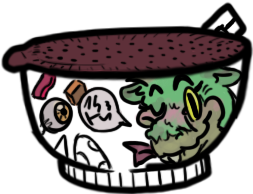
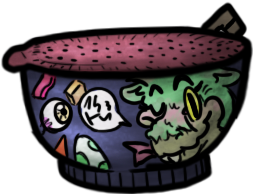
The second (253, 194) image is a revision of the first. Changes to its layers:
added layer "Capa 16" (overlay) above "Capa 14" over (x1=8, y1=9, x2=244, y2=186)
added layer "Capa 14" (overlay) above "Capa 15" over (x1=8, y1=25, x2=236, y2=188)
added layer "Capa 15" (multiply) above "Capa 4" over (x1=8, y1=9, x2=253, y2=185)
painted on "Capa 4" over (x1=131, y1=113, x2=139, y2=167)
painted on "Capa 6" over (x1=35, y1=9, x2=246, y2=172)
added layer "Capa 7" above "Capa 1" over (x1=22, y1=40, x2=246, y2=188)
